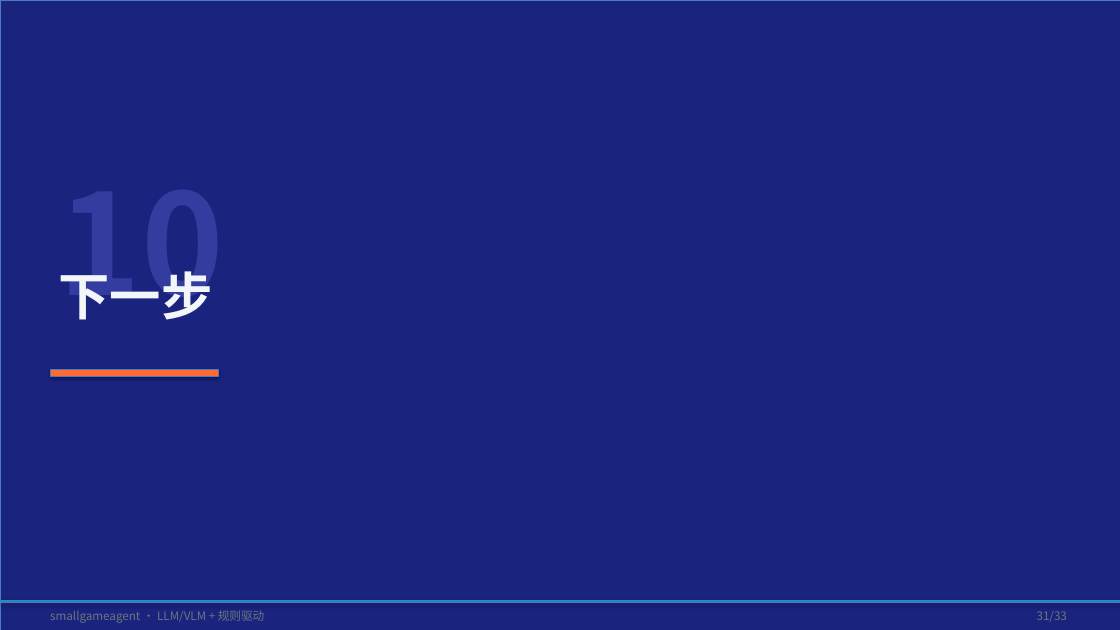
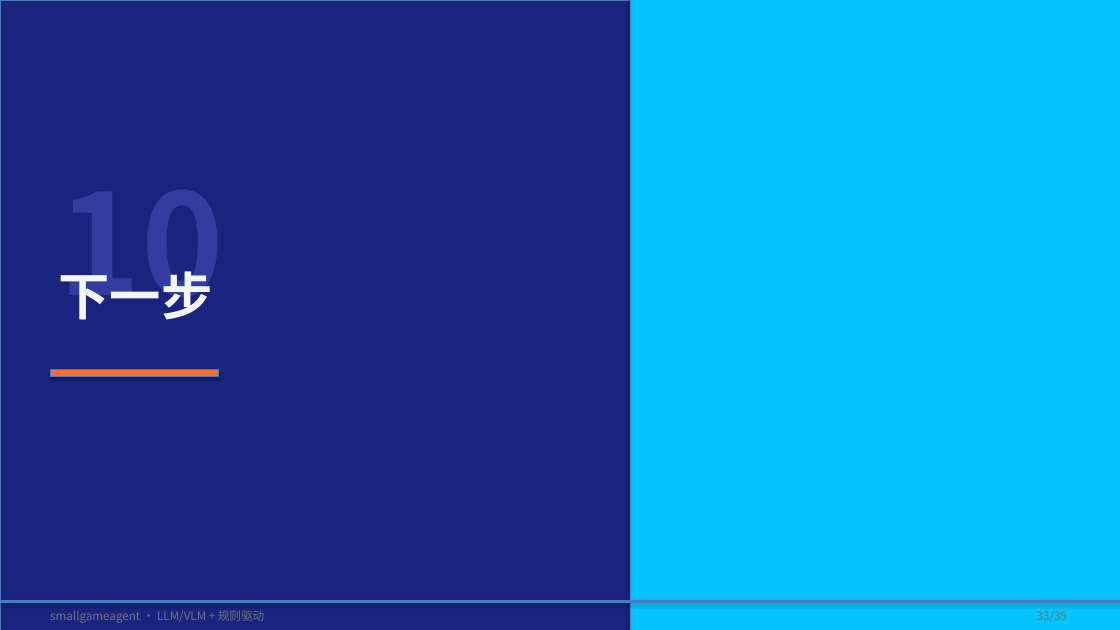
Before and after one commit to tzhazuma/smallgameagent, a slide deck: slide 33 of reports/smallgameagent_report.pptx (slide 31 before the commit). Drawn at 1120x630 pixels with LibreOffice and Linux fonts; fonts in the diff are those of the drawing. Boxes give left, top, right and bottom in pixels: in the first picture for what was removed or moved away, otherwise in the second. Text is boxed around its words. In the diff, an @@ line names an element or a change of style, - is before the commit and + after.

Commit message:
feat: multi-provider rule-update threshold sweep, PPT beautification, opencodego smoke fix
- Fix opencodego provider: text+vision now available (deepseek-v4-flash / mimo-v2.5)
- Add §34: multi-provider rule-update threshold sweep on SSD_00461P01
  - rule baseline 0.143; qwen 0.090 (slow, hurt perf); kimi 0.116 (quota fallback)
  - xiaomi 0.012 (unparseable L2); opencodego crashed (Playwright EPIPE)
- Beautify PPT: gradient title, metric cards, humanized intro slide, card shadows
- Regenerate PDF/PPTX with updated content
- Update cloud_provider_smoke_results.json with working opencodego

```diff
--- a/reports/smallgameagent_report.pptx
+++ b/reports/smallgameagent_report.pptx
@@ rectangle added at bbox=[630, 0, 1120, 630], fill #06C2FF, outline #4B7EBC 0.75 pt @@
@@ text at bbox=[1037, 611, 1067, 622]: text changed @@
-31/33
+33/35
```
Also in this commit, not shown: 32 other slides changed, 2 slides added, 13 other files.
